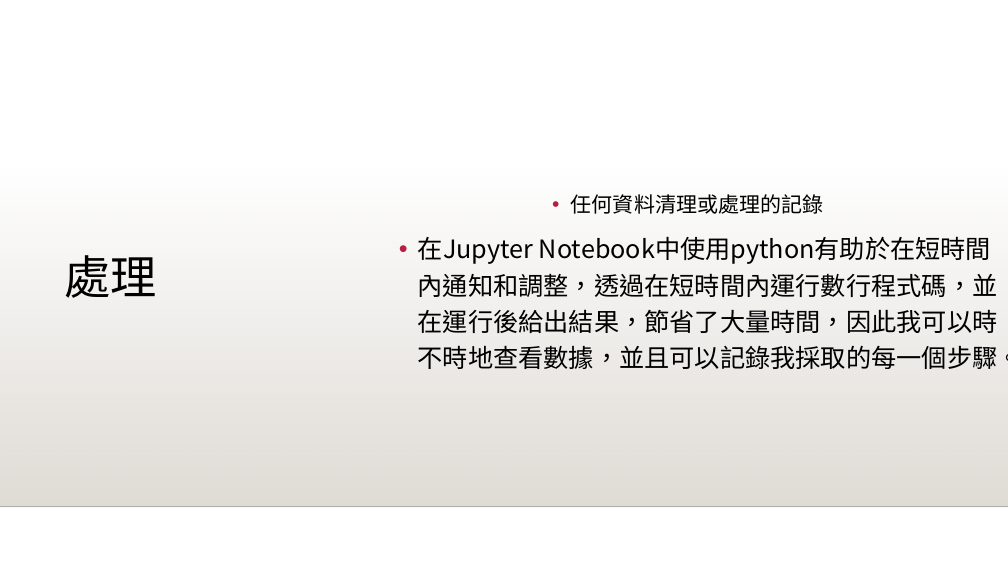
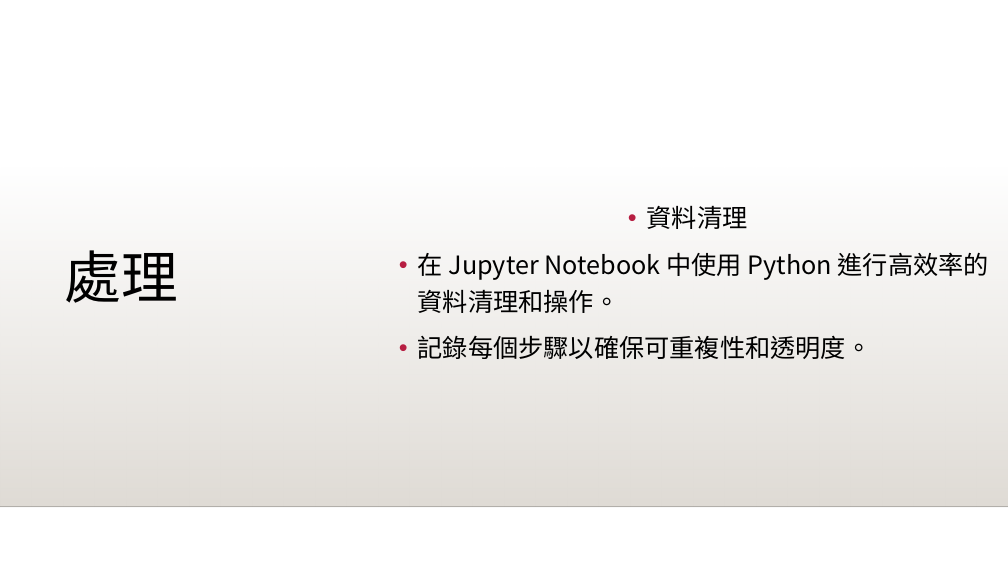
Before and after one commit to y4611676/Unanimous-Project, a slide deck: slide 6 of Analyze_project/Bike_Share/共享單車如何成功.pptx. Drawn at 1008x567 pixels with LibreOffice and Linux fonts; fonts in the diff are those of the drawing; background and template pictures are left out. Boxes give left, top, right and bottom in pixels: in the first picture for what was removed or moved away, otherwise in the second. Text is boxed around its words. In the diff, an @@ line names an element or a change of style, - is before the commit and + after.

```diff
--- a/Analyze_project/Bike_Share/共享單車如何成功.pptx
+++ b/Analyze_project/Bike_Share/共享單車如何成功.pptx
@@ title "處理" at (64,250,177,303): size 44 to 54 pt @@
@@ text at (418,205,989,359): text changed @@
-• 任何資料清理或處理的記錄
-• 在Jupyter Notebook中使用python有助於在短時間內通知和調整，透過在短時間內運行數行程式碼，並在運行後給出結果，節省了大量時間，因此我可以時不時地查看數據，並且可以記錄我採取的每一個步驟。
+• 資料清理
+• 在 Jupyter Notebook 中使用 Python 進行高效率的資料清理和操作。
+• 記錄每個步驟以確保可重複性和透明度。
```
Also in this commit, not shown: 11 other slides changed, 1 other file.
